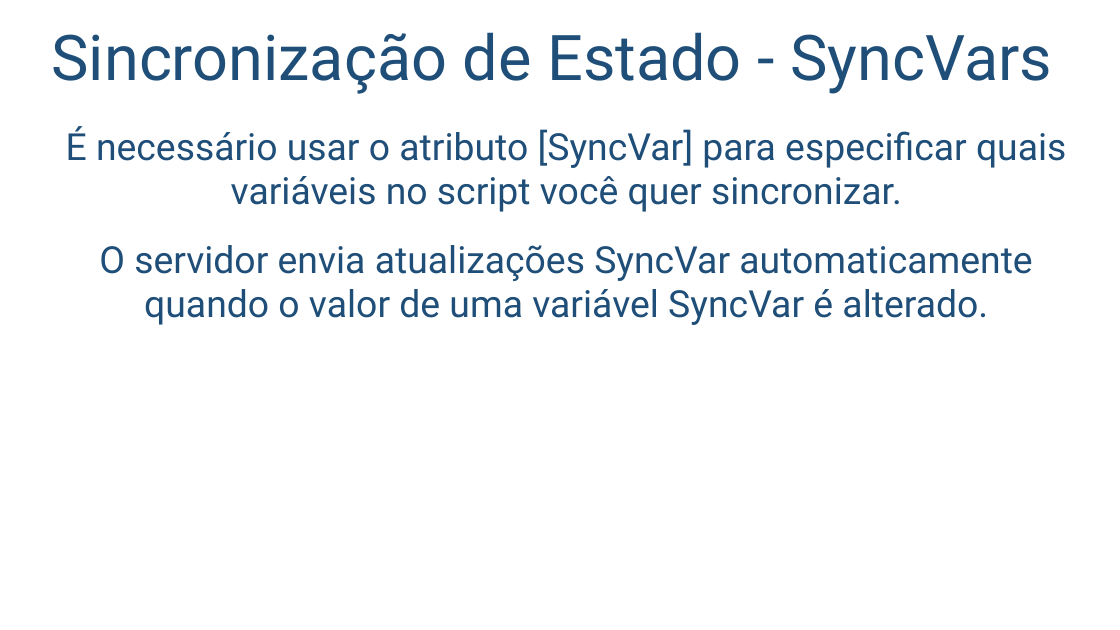
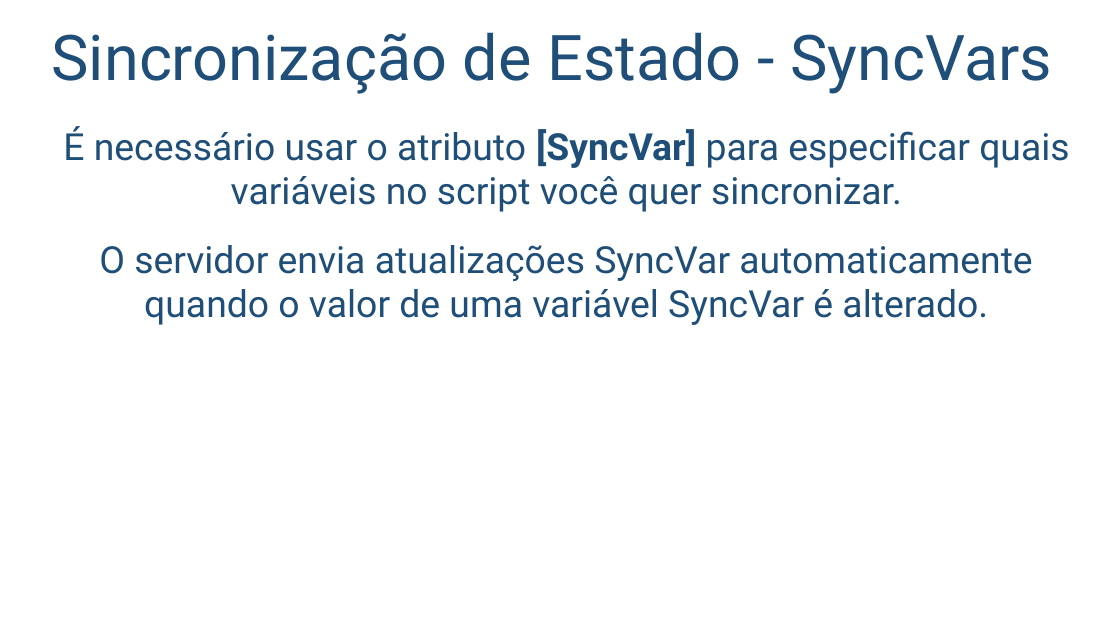
Before and after one commit to salmo-jr/public-slides, a slide deck: slide 21 of unity-multiplayer.pptx (slide 20 before the commit). Drawn at 1120x630 pixels with LibreOffice and Linux fonts; fonts in the diff are those of the drawing; background and template pictures are left out. Boxes give left, top, right and bottom in pixels: in the first picture for what was removed or moved away, otherwise in the second. Text is boxed around its words. In the diff, an @@ line names an element or a change of style, - is before the commit and + after.

Commit message:
Adição de um slide para explicar o método OnStartServer; e adição de detalhes nos slides sobre Local Authority e Server Authority.

```diff
--- a/unity-multiplayer.pptx
+++ b/unity-multiplayer.pptx
@@ text at box(63, 126, 1069, 212): bold on in "[SyncVar]" @@
```
Also in this commit, not shown: 2 other slides changed, 1 slide added.
